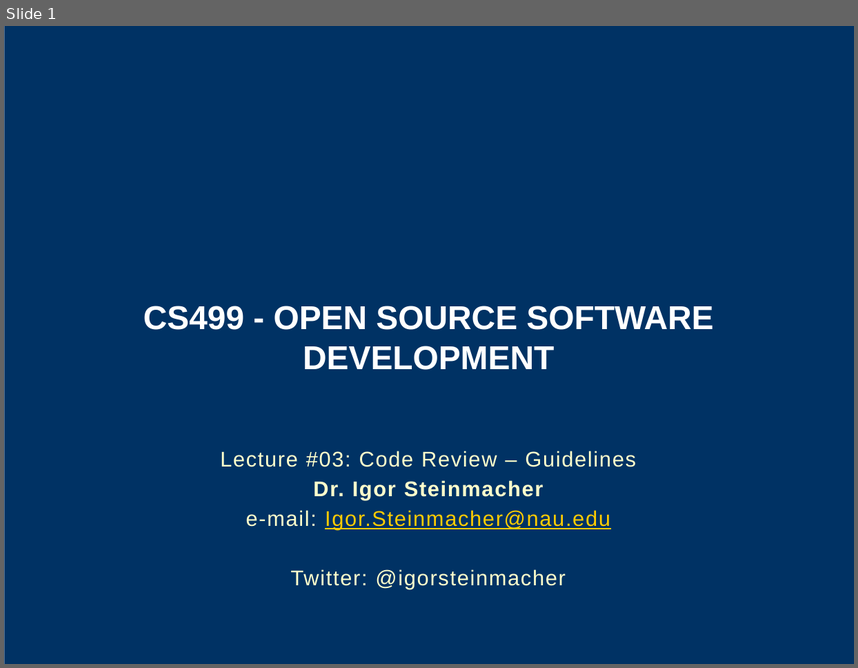
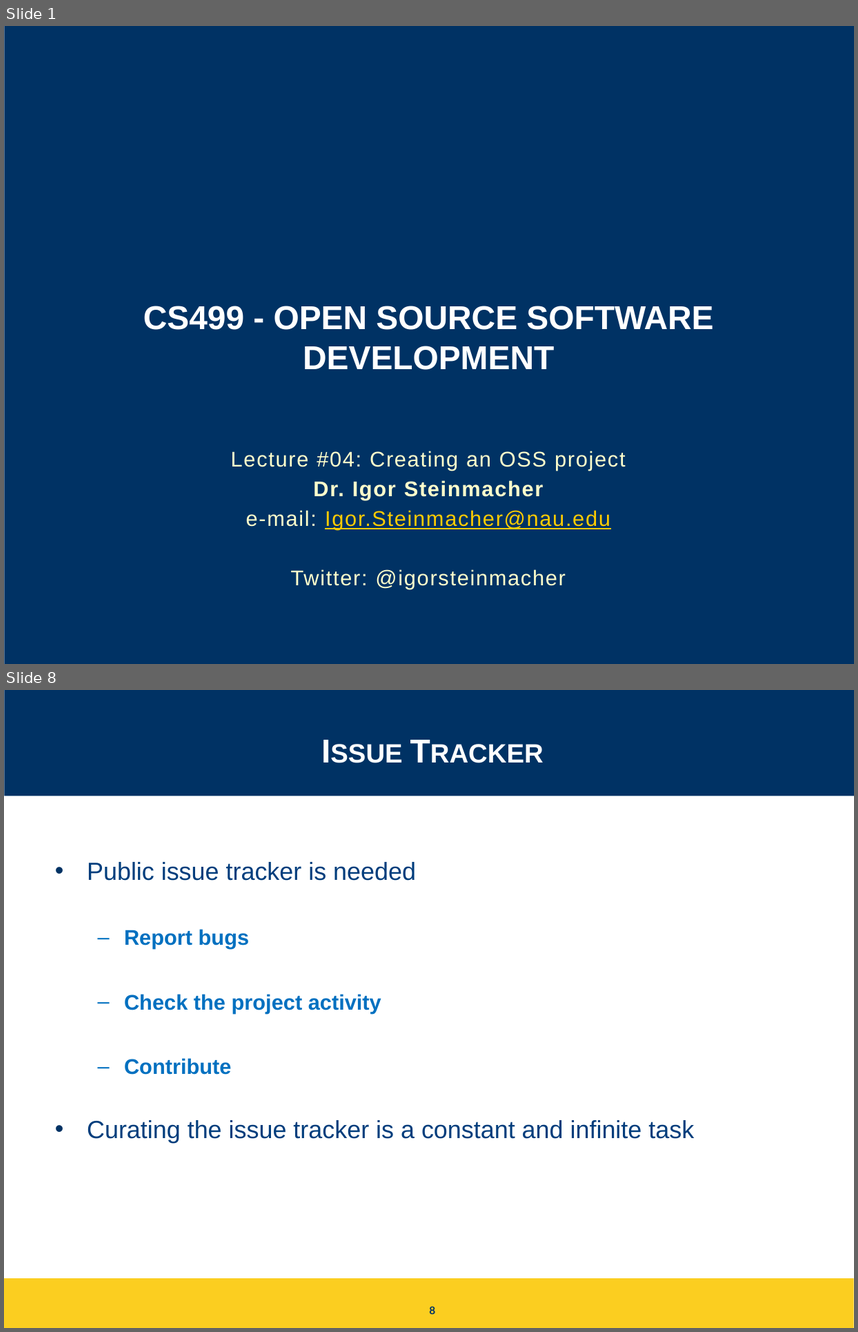
Before and after one commit to igorsteinmacher/SL-UTFPR-2021, a slide deck: notes/Lecture_05.pptx. Shown one above the other, each under a label of ours: slide 1 before the commit, slides 1 and 8 after it; the slides between them are not shown. The pictures are 858x668 and 858x1332 pixels, drawn with LibreOffice and Linux fonts; fonts in the diff are those of the drawing; background and template pictures are left out. Boxes give left, top, right and bottom in pixels: in the first picture for what was removed or moved away, otherwise in the second. Text is boxed around its words. In the diff, an @@ line names an element or a change of style, - is before the commit and + after.

Commit message:
Adding Lecture about creating an OSS proj

```diff
--- a/notes/Lecture_05.pptx
+++ b/notes/Lecture_05.pptx
@@ slide 8 added at <box>4,690,854,1328</box>, background #FFFFFF @@
@@ rectangle added at <box>4,690,854,796</box>, fill #003264 @@
@@ title added at <box>47,704,818,796</box>, 28 pt, text #FFFFFF, bold, small capitals @@
+Issue Tracker
@@ rectangle added at <box>4,797,854,834</box>, fill #FFFFFF @@
@@ text added at <box>87,862,694,1143</box>, 21 pt, text #003D7C @@
+• Public issue tracker is needed
+  – Report bugs
+  – Check the project activity
+  – Contribute
+• Curating the issue tracker is a constant and infinite task
@@ rectangle added at <box>4,1279,854,1328</box>, fill #FBCE20 @@
@@ page number added at <box>429,1305,435,1314</box>, 9 pt, text #003264, bold @@
+8
@@ slide 1 changed as well @@
@@ subtitle at <box>231,450,625,470</box>: text changed @@
-Lecture #03: Code Review – Guidelines
+Lecture #04: Creating an OSS project
```
Also in this commit, not shown: 5 other slides changed, 15 other slides added, 4 slides removed, 1 other file.
